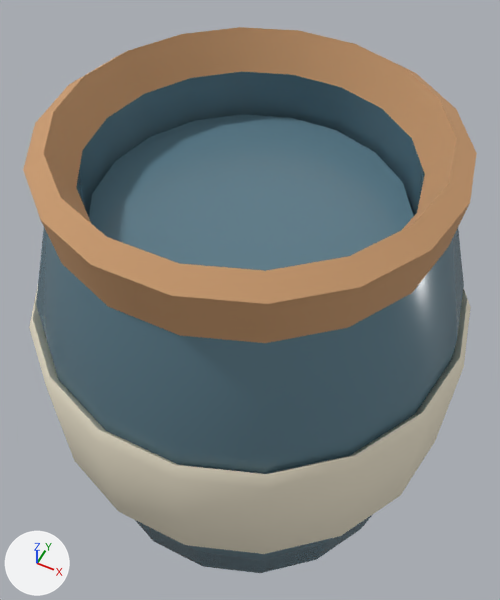
The Blender file models/spice_crock.blend as it was, and as the next commit left it.
Rendered twice from a 50 mm camera at (0.0352, -0.0706, 0.1353) aimed at (-0.0014, 0.0027, 0.0437). Arrows for +X, +Y and +Z are at lower left; the lights stay in place. The picture after the commit comes second.

Script lines for the objects in view, before the commit:
```python
me_spice_crock = bpy.data.meshes.new('spice_crock')
me_spice_crock.from_pydata(...)  # 290 vertices, 306 faces; spans x -0.0362..0.0362, y -0.0357..0.0357, z 0.0..0.082
me_spice_crock.polygons.foreach_set('use_smooth', [True] * 306)
# faces by material slot: [126, 72, 108]
me_spice_crock.materials.append(mat_glaze)  # blue #5e7f8e
me_spice_crock.materials.append(mat_clay)  # orange #c99a6e
me_spice_crock.materials.append(mat_label)  # pale yellow #efe6cf
ob_spice_crock = bpy.data.objects.new('spice_crock', me_spice_crock)
ob_spice_crock.location = (0.0, 0.0, 0.0)
```
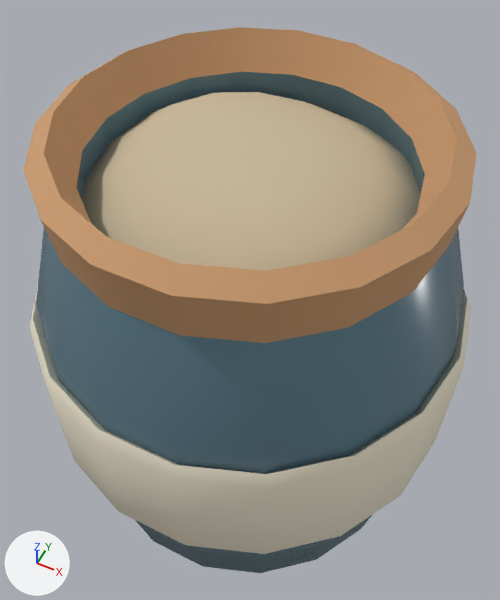
Changed parts and their boxes (x1, y1, x2, y2) in the pictures (500 x 600 px):
'contents', added (beige): after (82, 92, 421, 271)

The change, as a list of edits to the scene's bpy script:
```text
Add mat_contents:
    mat_contents = principled_material('contents')
    mat_contents.base_color = (0.578, 0.479, 0.323)  # beige #c8b89a
    mat_contents.roughness = 0.95
Add me_contents:
    me_contents.from_pydata(...)  # 66 vertices, 80 faces; spans x -0.0255..0.0255, y -0.0255..0.0255, z 0.066..0.078
    me_contents.polygons.foreach_set('use_smooth', [True] * 80)
    me_contents.materials.append(mat_contents)  # beige #c8b89a
Add ob_contents:
    ob_contents = bpy.data.objects.new('contents', me_contents)
    ob_contents.location = (0.0, 0.0, 0.0)
```
